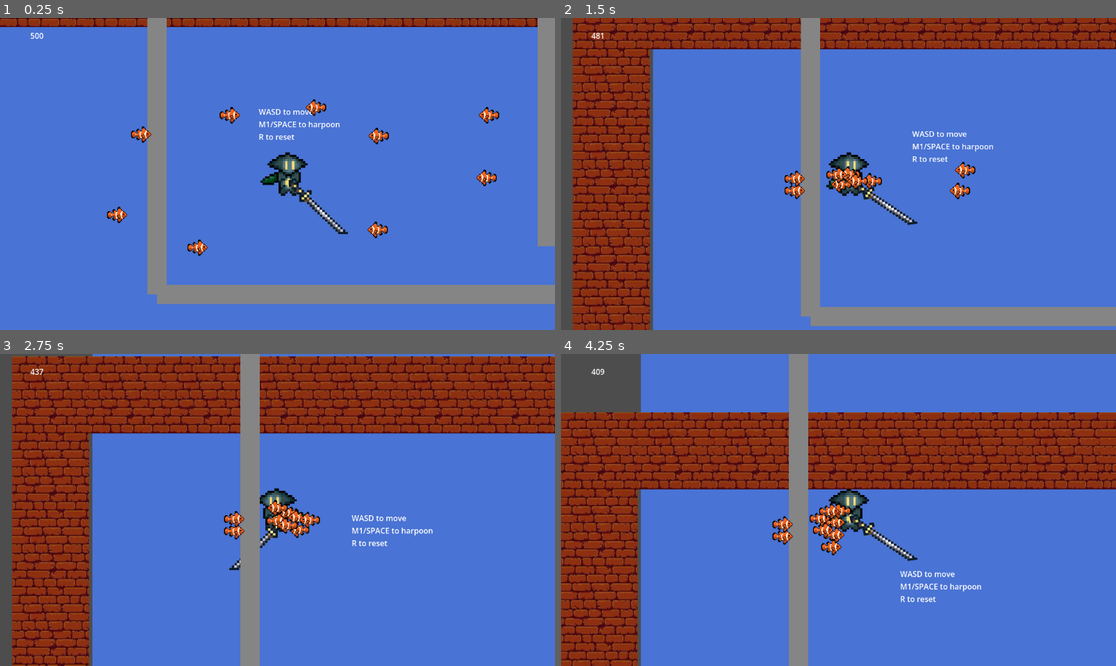
Above: before the commit, frames 1-4 (two rows, left to right).
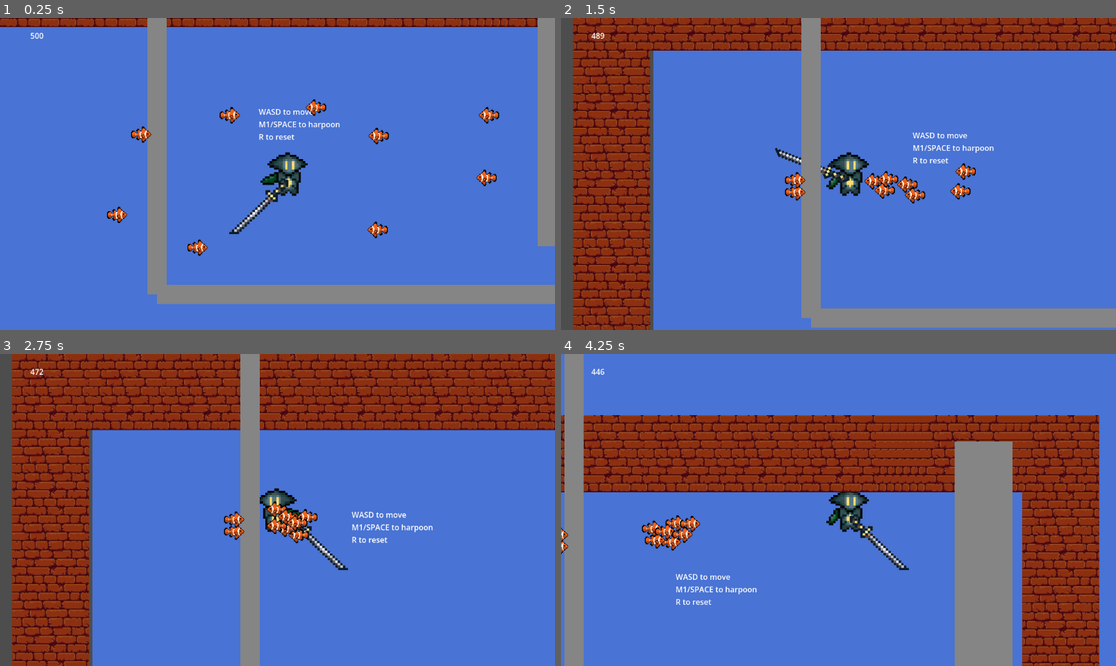
Above: after the commit, the same moments.

Repository: CommanderTuna999/Ocean-Game
Game: Godot game, scene res://Scenes/Game.tscn
The game is run twice, just before and just after one commit, with the same random seed, the same clock (stepped at 60 frames per second) and the same inputs.
Inputs (mouse positions are in pixels of both pictures, inside the frame that each line leads up to):
- Up to frame 1 (0.25 s): no input
- Up to frame 2 (1.5 s): move the mouse to (960, 158) at 0.52 s; hold D (Right) from 0.53 s (still down); right-click (960, 158) at 0.6 s; tap W (Up) at 0.77 s; click (960, 158) at 0.8 s; move the mouse to (727, 189) at 1.27 s; click (727, 189) at 1.35 s
- Up to frame 3 (2.75 s): tap W (Up) at 1.52 s; right-click (166, 525) at 1.55 s; move the mouse to (333, 441) at 2.02 s; release D (Right) at 2.03 s; hold A (Left) from 2.03 s (still down); tap Space (Harpoon) at 2.1 s; click (333, 441) at 2.3 s
- Up to frame 4 (4.25 s): move the mouse to (810, 572) at 2.77 s; release A (Left) at 2.78 s; hold D (Right) from 2.78 s (still down); tap Shift (Shift) at 2.85 s; tap W (Up) at 3.02, 3.77 s; right-click (810, 572) at 3.05 s; move the mouse to (1005, 556) at 3.52 s; right-click (1005, 556) at 3.6 s; click (1005, 556) at 3.8 s

The runs differ from the first frame. In frame 1, 0.7% of the frame differs, in the area x 41-63%, y 51-70%; in frame 2, 12%; in frame 3, 20%; in frame 4, 46%, in the area x 0-100%, y 0-100%.

Commit message:
f u github i hate planet earth gng
switched harpoon and weapon inputs

Diff:
--- a/main game---ocean-thing/Scenes/Game.tscn
+++ b/main game---ocean-thing/Scenes/Game.tscn
@@ -146,7 +146,7 @@
 offset_right = 424.0
 offset_bottom = 1781.0
 
-[node name="clownfish_folder" type="Node" parent="."]
+[node name="clownfish_folder" type="Node" parent="." unique_id=1112951759]
 
 [node name="clownfish" parent="clownfish_folder" unique_id=1111911240 instance=ExtResource("4_kldst")]
 position = Vector2(-745.00006, 659.0001)
--- a/main game---ocean-thing/Scripts/weapon.gd
+++ b/main game---ocean-thing/Scripts/weapon.gd
@@ -1,24 +1,54 @@
 extends AnimationPlayer
+
 @onready var animation_player: AnimationPlayer = $"."
-@onready var sprite_2d: Sprite2D = $"../Sprite2D"
-var direction = "right"
 @onready var weapon: Node2D = $".."
 
-func _ready() -> void:
-	animation_player.play("RESET_right")
+var direction = "right"
 
 
-func _process(delta):
-	#print(direction)
-	if Input.is_action_just_pressed("right_click") and direction == "right":
-		animation_player.play("slash_right")
-	elif Input.is_action_just_pressed("right_click") and direction == "left":
+func _ready() -> void:
+	update_direction_from_mouse(true)
+
+
+func _process(delta: float) -> void:
+	if Input.is_action_just_pressed("left_click"):
+		update_direction_from_mouse(false)
+
+		if direction == "right":
+			animation_player.play("slash_right")
+		else:
 			animation_player.play("slash_left")
-	if Input.is_action_just_pressed("Left"):
+
+		return
+
+	if not is_attacking():
+		update_direction_from_mouse(true)
+
+
+func update_direction_from_mouse(play_reset_animation: bool) -> void:
+	var mouse_position = weapon.get_global_mouse_position()
+
+	if mouse_position.x >= weapon.global_position.x:
+		direction = "right"
+		weapon.scale.x = abs(weapon.scale.x)
+
+		if play_reset_animation:
+			animation_player.play("RESET_right")
+	else:
 		direction = "left"
 		weapon.scale.x = -abs(weapon.scale.x)
-		animation_player.play("RESET_left")
-	if Input.is_action_just_pressed("Right"):
-		direction = "right"
-		weapon.scale = abs(weapon.scale)
-		animation_player.play("RESET_right")
+
+		if play_reset_animation:
+			animation_player.play("RESET_left")
+
+
+func is_attacking() -> bool:
+	return animation_player.is_playing() and (
+		animation_player.current_animation == "slash_right"
+		or animation_player.current_animation == "slash_left"
+	)
+
+
+func _on_animation_finished(anim_name: StringName) -> void:
+	if anim_name == "slash_right" or anim_name == "slash_left":
+		update_direction_from_mouse(true)
--- a/main game---ocean-thing/project.godot
+++ b/main game---ocean-thing/project.godot
@@ -43,8 +43,8 @@
 }
 Harpoon={
 "deadzone": 0.2,
-"events": [Object(InputEventMouseButton,"resource_local_to_scene":false,"resource_name":"","device":-1,"window_id":0,"alt_pressed":false,"shift_pressed":false,"ctrl_pressed":false,"meta_pressed":false,"button_mask":1,"position":Vector2(467, 9),"global_position":Vector2(479, 69),"factor":1.0,"button_index":1,"canceled":false,"pressed":true,"double_click":false,"script":null)
-, Object(InputEventKey,"resource_local_to_scene":false,"resource_name":"","device":-1,"window_id":0,"alt_pressed":false,"shift_pressed":false,"ctrl_pressed":false,"meta_pressed":false,"pressed":false,"keycode":0,"physical_keycode":32,"key_label":0,"unicode":32,"location":0,"echo":false,"script":null)
+"events": [Object(InputEventKey,"resource_local_to_scene":false,"resource_name":"","device":-1,"window_id":0,"alt_pressed":false,"shift_pressed":false,"ctrl_pressed":false,"meta_pressed":false,"pressed":false,"keycode":0,"physical_keycode":32,"key_label":0,"unicode":32,"location":0,"echo":false,"script":null)
+, Object(InputEventMouseButton,"resource_local_to_scene":false,"resource_name":"","device":-1,"window_id":0,"alt_pressed":false,"shift_pressed":false,"ctrl_pressed":false,"meta_pressed":false,"button_mask":2,"position":Vector2(876, 34),"global_position":Vector2(895, 130),"factor":1.0,"button_index":2,"canceled":false,"pressed":true,"double_click":false,"script":null)
 ]
 }
 Jump={
@@ -57,9 +57,9 @@
 "events": [Object(InputEventKey,"resource_local_to_scene":false,"resource_name":"","device":-1,"window_id":0,"alt_press …(192 unchanged characters)…
 ]
 }
-right_click={
+left_click={
 "deadzone": 0.2,
-"events": [Object(InputEventMouseButton,"resource_local_to_s …(115 unchanged characters)… alse,"meta_pressed":false,"button_mask":2,"position":Vector2(310, 16),"global_position":Vector2(329, 112),"factor":1.0,"button_index":2,"canceled":false,"pressed":true,"double_click":false,"script":null)
+"events": [Object(InputEventMouseButton,"resource_local_to_s …(115 unchanged characters)… alse,"meta_pressed":false,"button_mask":1,"position":Vector2(566, 44),"global_position":Vector2(585, 140),"factor":1.0,"button_index":1,"canceled":false,"pressed":true,"double_click":false,"script":null)
 ]
 }
 Shift={
